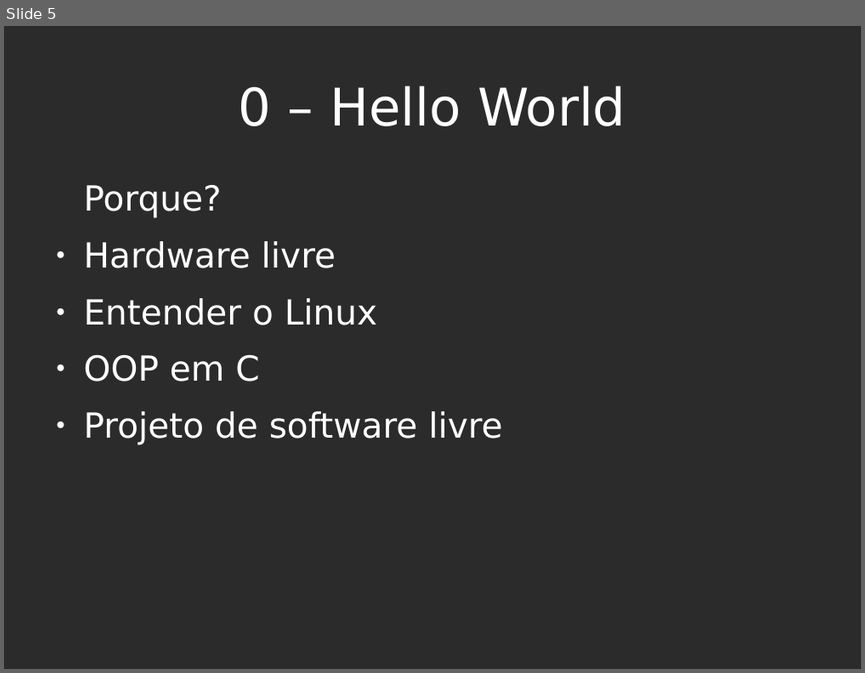
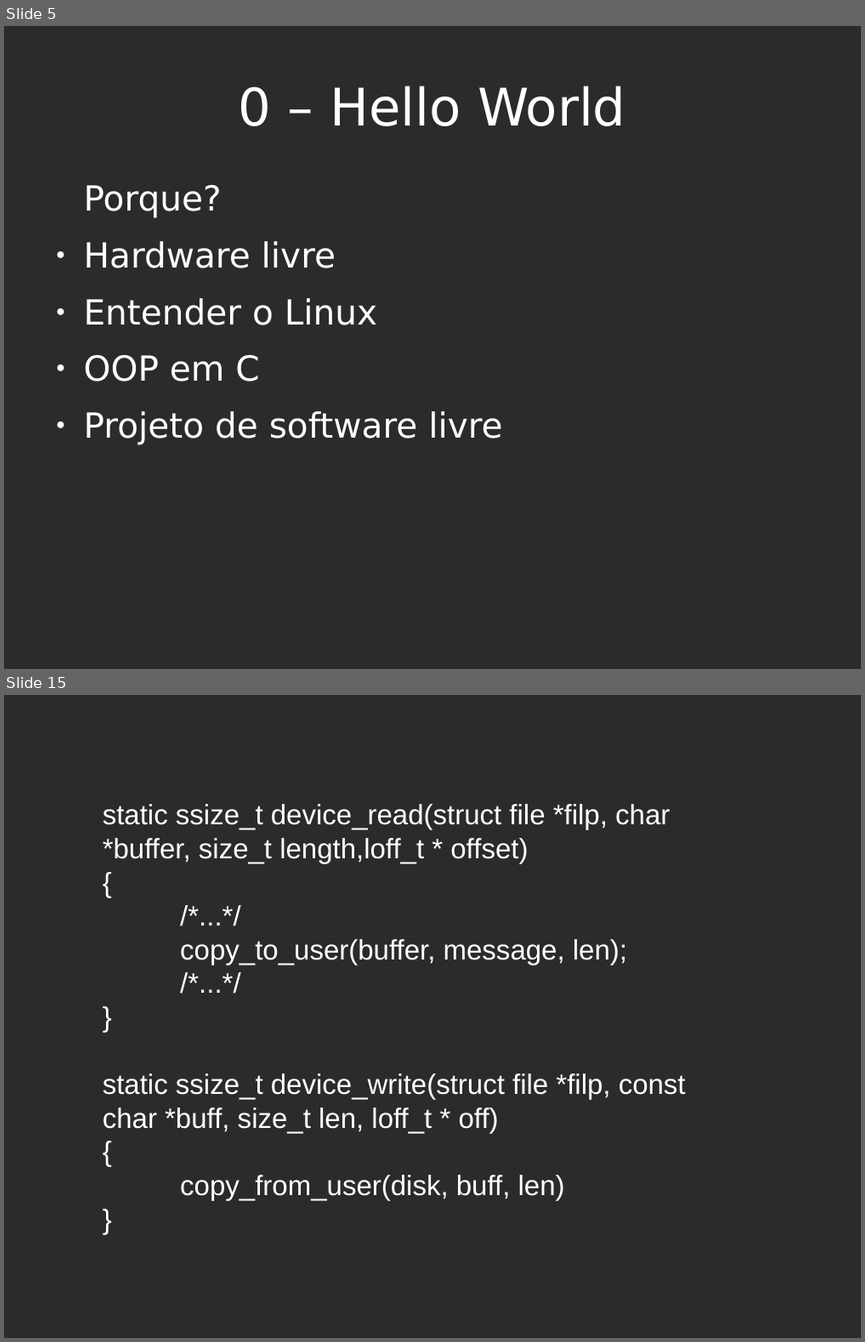
Before and after one commit to diegor2/primoduke, a slide deck: slides.odp. Shown one above the other, each under a label of ours: slide 5 before the commit, slides 5 and 15 after it; the slides between them are not shown. The pictures are 865x673 and 865x1342 pixels, drawn with LibreOffice and Linux fonts; fonts in the diff are those of the drawing; background and template pictures are left out; a plain dark background stands for a picture behind light text. Boxes give left, top, right and bottom in pixels: in the first picture for what was removed or moved away, otherwise in the second. Text is boxed around its words. In the diff, an @@ line names an element or a change of style, - is before the commit and + after.

```diff
--- a/slides.odp
+++ b/slides.odp
@@ slide 15 added at [4,695,861,1338], background picture (left out) @@
@@ subtitle added at [103,804,686,1201], 26 pt, text #FFFFFF @@
+static ssize_t device_read(struct file *filp, char *buffer, size_t length,loff_t * offset)
+{
+/*...*/
+copy_to_user(buffer, message, len);
+/*...*/
+}
+static ssize_t device_write(struct file *filp, const char *buff, size_t len, loff_t * off)
+{
+copy_from_user(disk, buff, len)
+}
```
Also in this commit, not shown: 5 slides changed, 6 other slides added, 1 slide removed.
